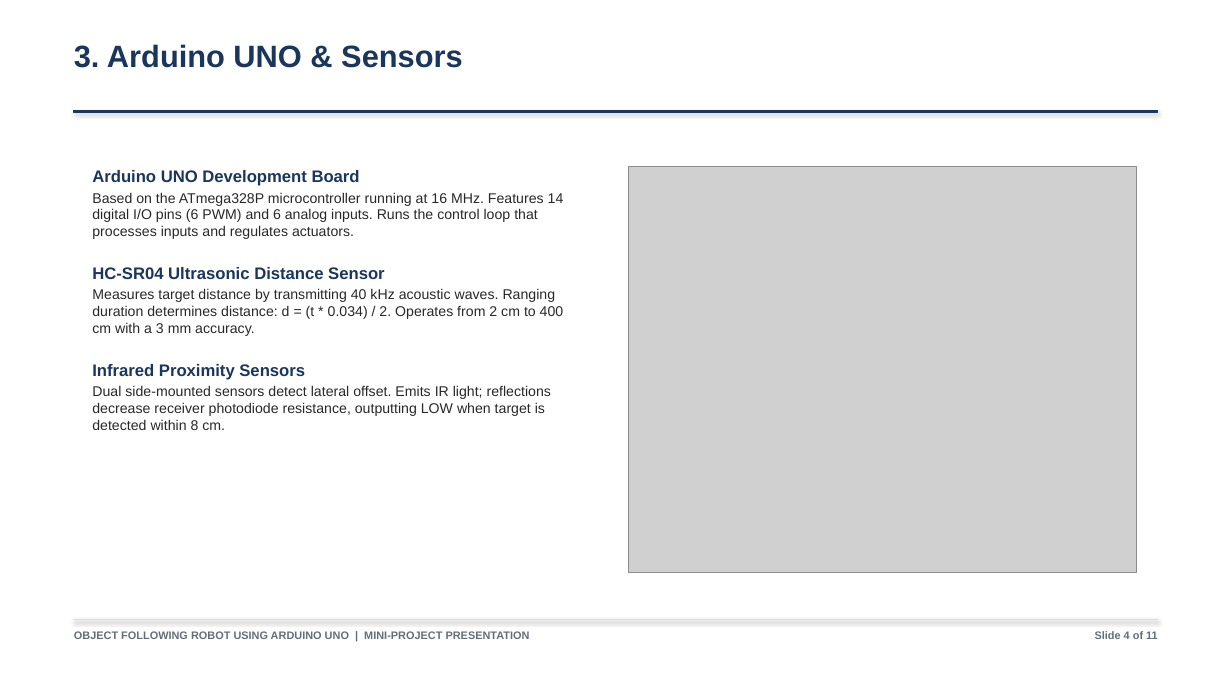
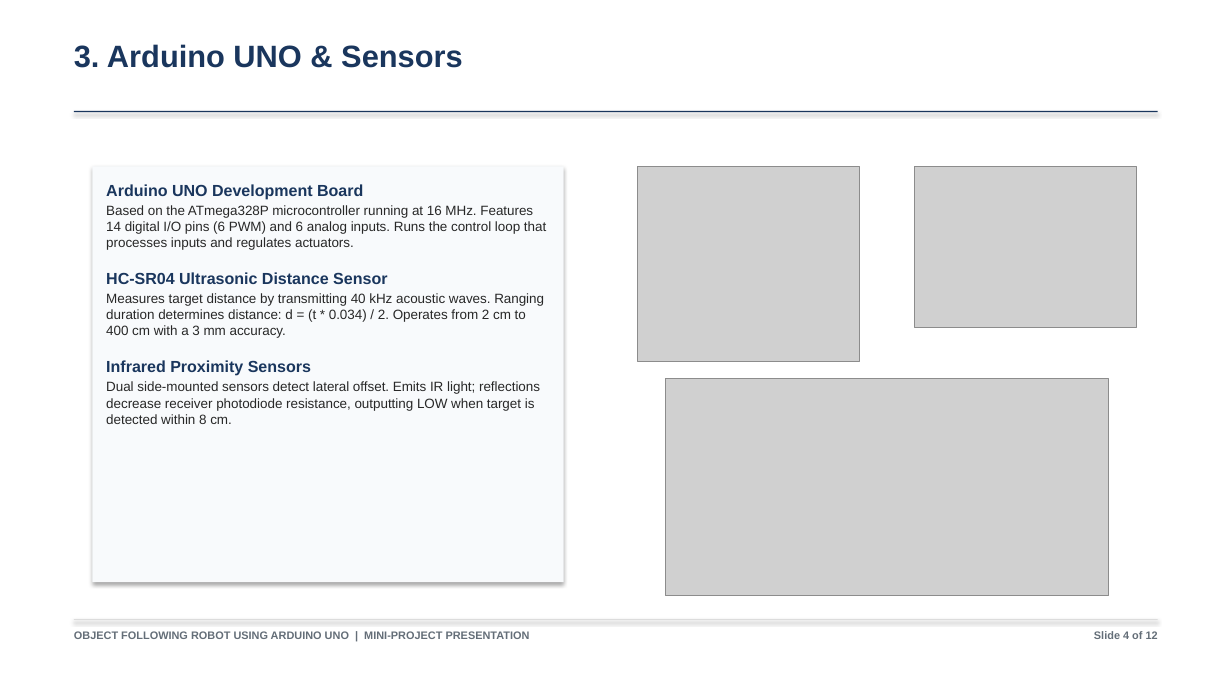
Before and after one commit to Biraj2004/Object-Following-Robot, a slide deck: slide 5 of Object-Following-Robot-Presentation.pptx. Drawn at 1232x693 pixels with LibreOffice and Linux fonts; fonts in the diff are those of the drawing; grey boxes stand for pictures. Boxes give left, top, right and bottom in pixels: in the first picture for what was removed or moved away, otherwise in the second. Text is boxed around its words. In the diff, an @@ line names an element or a change of style, - is before the commit and + after.

```diff
--- a/Object-Following-Robot-Presentation.pptx
+++ b/Object-Following-Robot-Presentation.pptx
@@ rectangle added at (92,166,564,582), fill #F8FAFC @@
@@ picture added at (638,166,860,361) @@
@@ picture: place and size @@
-picture at (628,166,1137,573)
+picture at (915,166,1137,327)
@@ text "Arduino UNO Development Board": place and size @@
-text "Arduino UNO Development Board" at (92,170,564,430)
+text "Arduino UNO Development Board" at (106,184,546,424)
@@ text "Arduino UNO Development Board" at (106,184,546,424): size 13 to 12.5 pt in "Arduino UNO Development Board", "HC-SR04 Ultrasonic Distance Sensor", "Infrared Proximity Sensors"; size 11 to 10.5 pt in "Based on the ATmega328P microcontroller running at ...", "Measures target distance by transmitting 40 kHz ...", "Dual side-mounted sensors detect lateral offset. Emits ..."; less space between paragraphs @@
@@ picture added at (665,379,1109,596) @@
@@ text at (1094,631,1158,639): text changed @@
-Slide 4 of 11
+Slide 4 of 12
```
Also in this commit, not shown: 10 other slides changed, 2 slides added, 1 slide removed, 1 other file.
